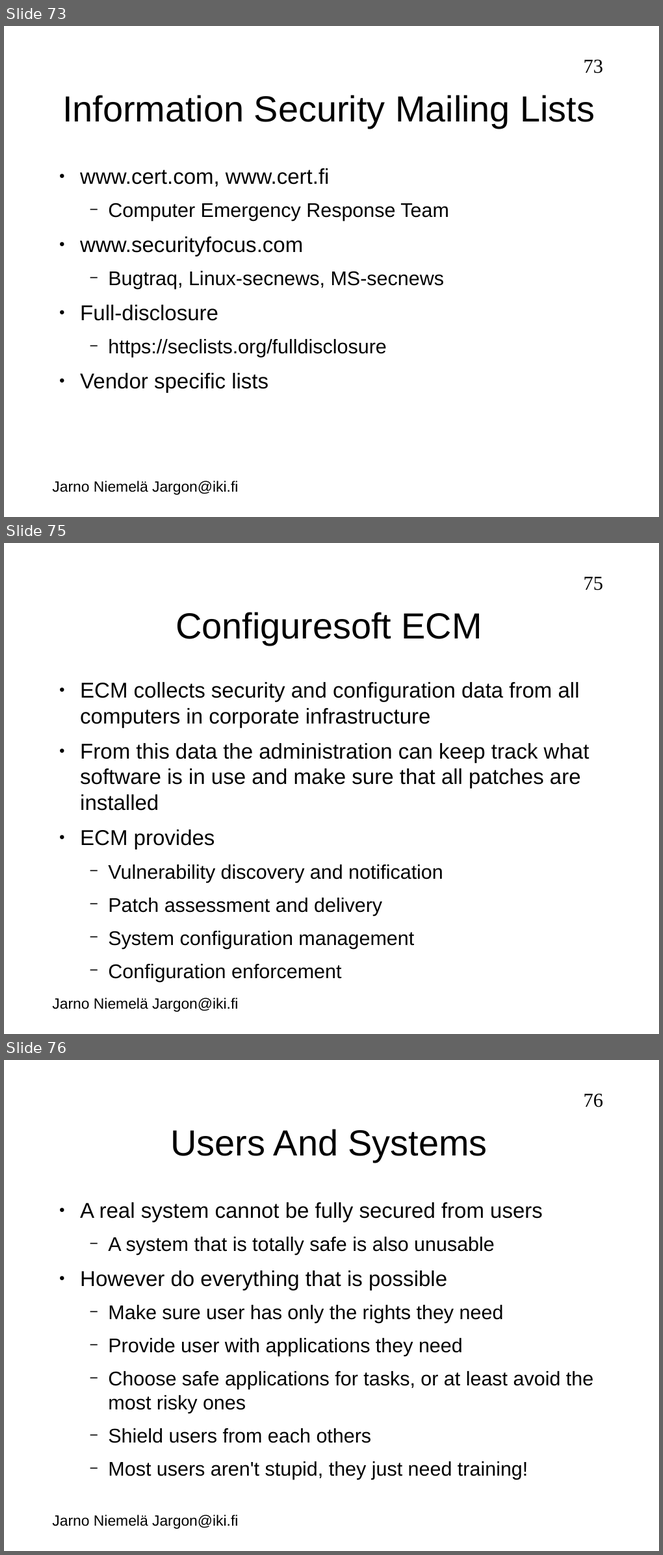
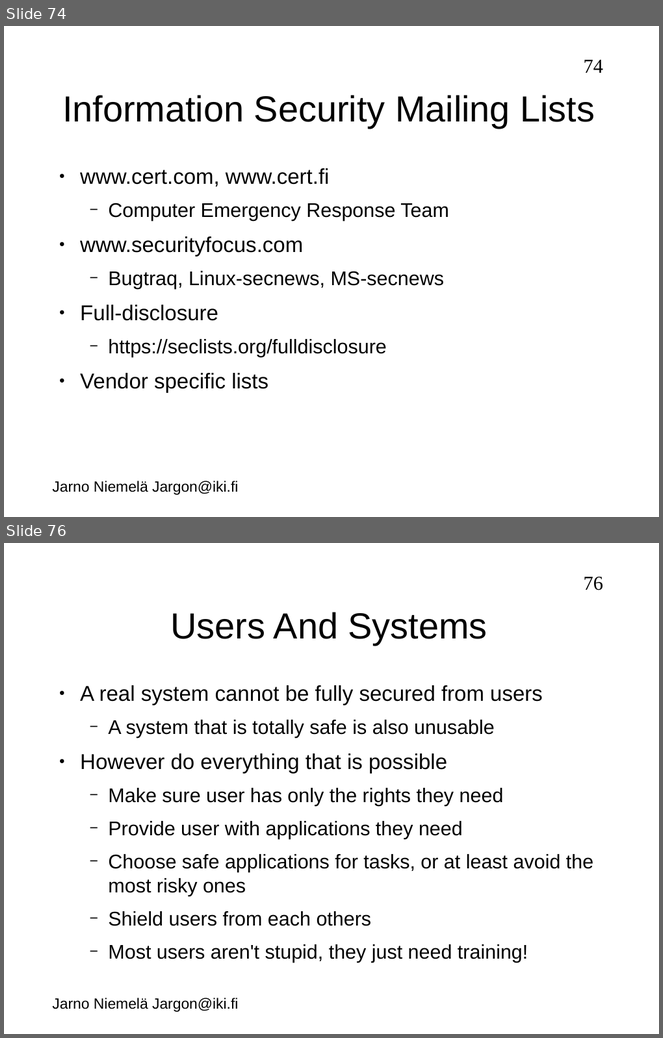
Before and after one commit to jarno-niemela/corporate_cyber_defence, a slide deck: Host security/Host security.odp. Shown one above the other, each under a label of ours: slides 73, 75 and 76 before the commit, slides 74 and 76 after it; the slides between them are not shown. The pictures are 663x1555 and 663x1038 pixels, drawn with LibreOffice and Linux fonts; fonts in the diff are those of the drawing; background and template pictures are left out. Boxes give left, top, right and bottom in pixels: in the first picture for what was removed or moved away, otherwise in the second. Text is boxed around its words. In the diff, an @@ line names an element or a change of style, - is before the commit and + after.

```diff
--- a/Host security/Host security.odp
+++ b/Host security/Host security.odp
@@ slide 75 removed at (4,543,659,1034), background #FFFFFF; not listed: 2 template elements that a slide beside it also shows @@
@@ title removed at (176,612,482,645) @@
-Configuresoft ECM
@@ text removed at (80,682,590,982) @@
-● ECM collects security and configuration data from all computers in corporate infrastructure
-● From this data the administration can keep track what software is in use and make sure that all patches are installed
-● ECM provides
-  − Vulnerability discovery and notification
-  − Patch assessment and delivery
-  − System configuration management
-  − Configuration enforcement
@@ what was slide 73 is now slide 74 @@
@@ page number at (584,60,603,73): text changed @@
-73
+74
```
Also in this commit, not shown: 4 slides changed, 4 slides added, 2 other slides removed.
